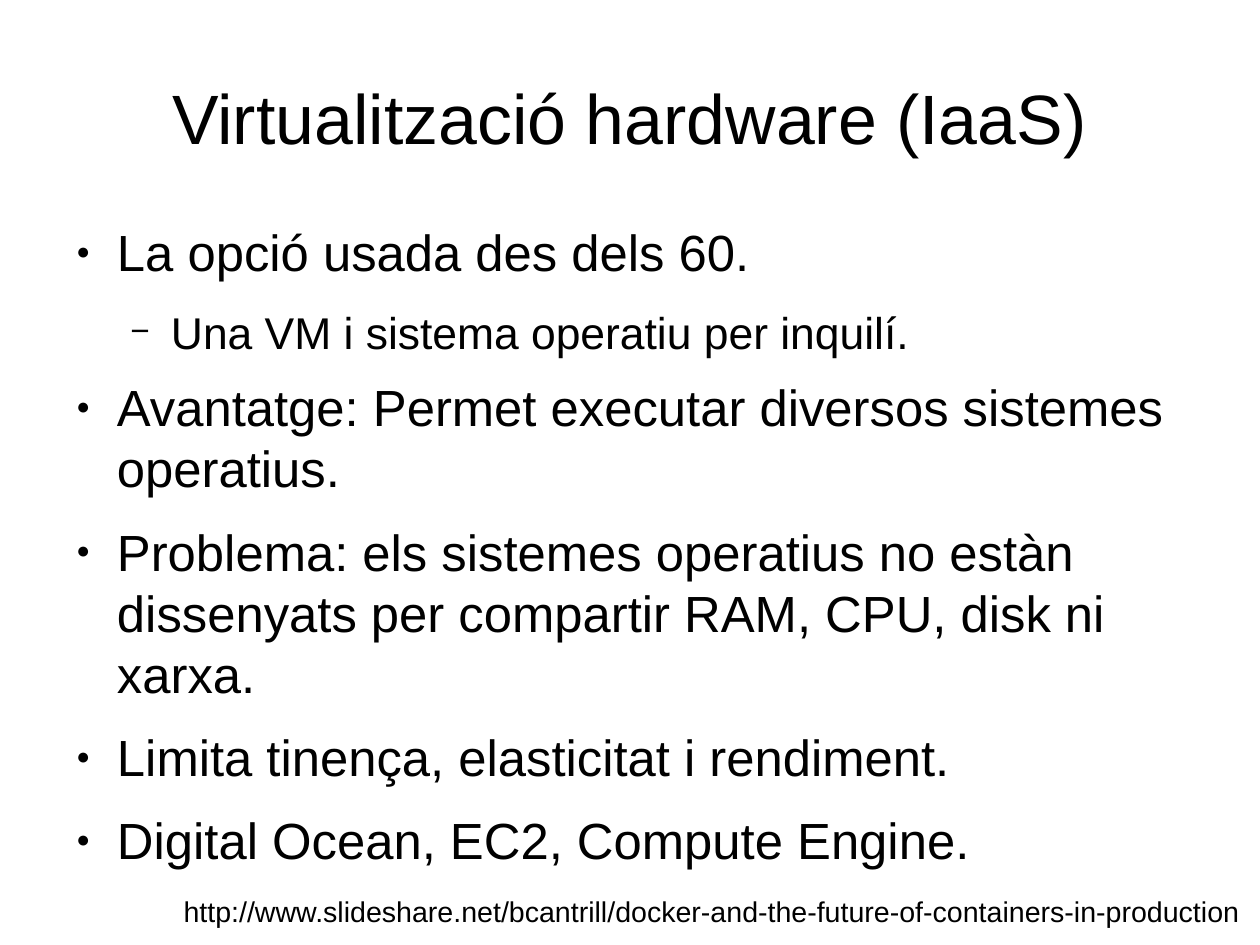
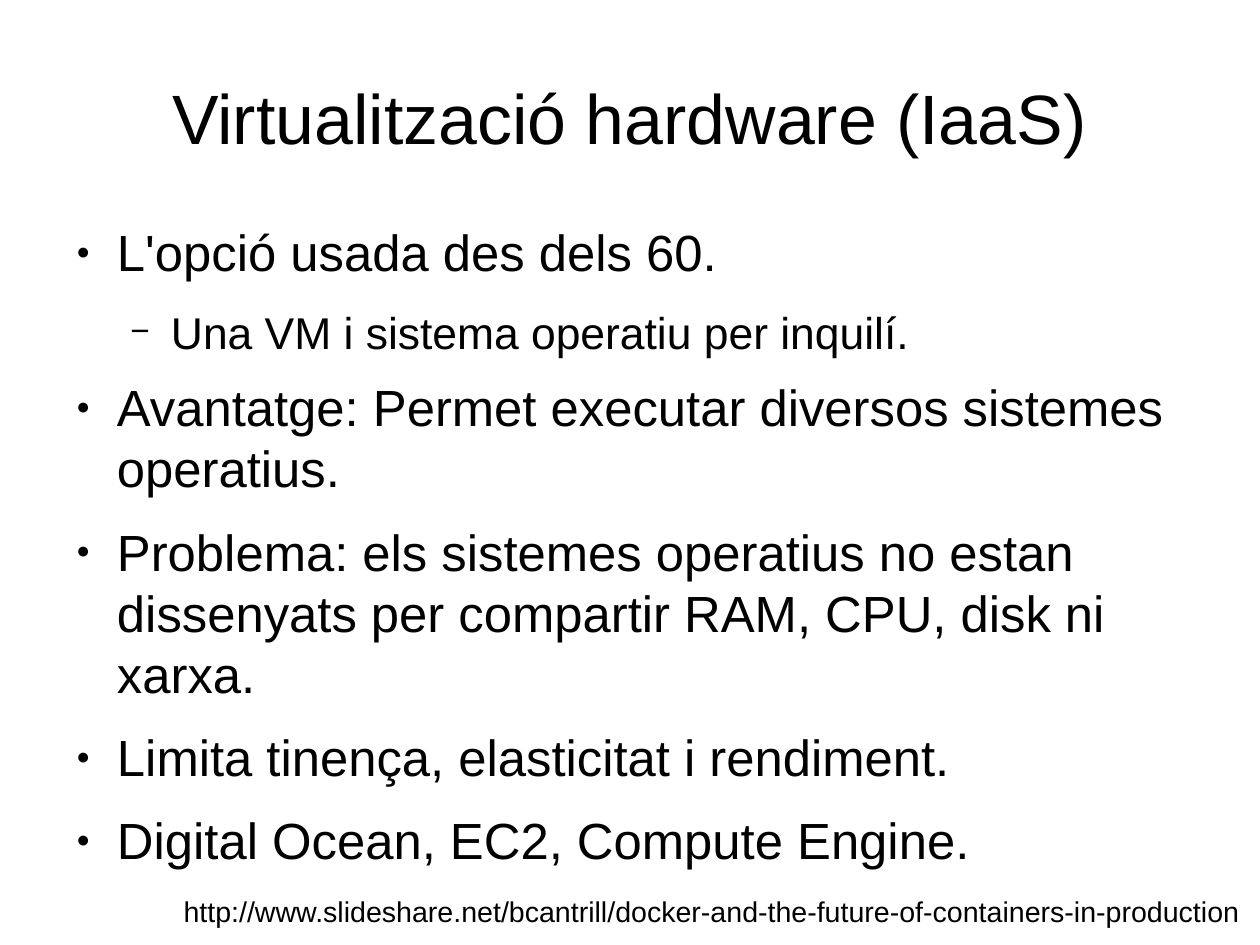
Before and after one commit to itorres/var, a slide deck: slide 3 of 2015/Cafè amb Web Manresa 201506/Docker en context - Cafè amb Web 201506.odp. Drawn at 1260x945 pixels with LibreOffice and Linux fonts; fonts in the diff are those of the drawing. Boxes give left, top, right and bottom in pixels: in the first picture for what was removed or moved away, otherwise in the second. Text is boxed around its words. In the diff, an @@ line names an element or a change of style, - is before the commit and + after.

```diff
--- a/2015/Cafè amb Web Manresa 201506/Docker en context - Cafè amb Web 201506.odp
+++ b/2015/Cafè amb Web Manresa 201506/Docker en context - Cafè amb Web 201506.odp
@@ text at <box>117,233,717,282</box>: text changed @@
-● La opció usada des dels 60.
+● L'opció usada des dels 60.
@@ text at <box>117,534,1105,694</box>: text changed @@
-● Problema: els sistemes operatius no estàn dissenyats per compartir RAM, CPU, disk ni xarxa.
+● Problema: els sistemes operatius no estan dissenyats per compartir RAM, CPU, disk ni xarxa.
```
Also in this commit, not shown: 5 other slides changed, 1 other file.
